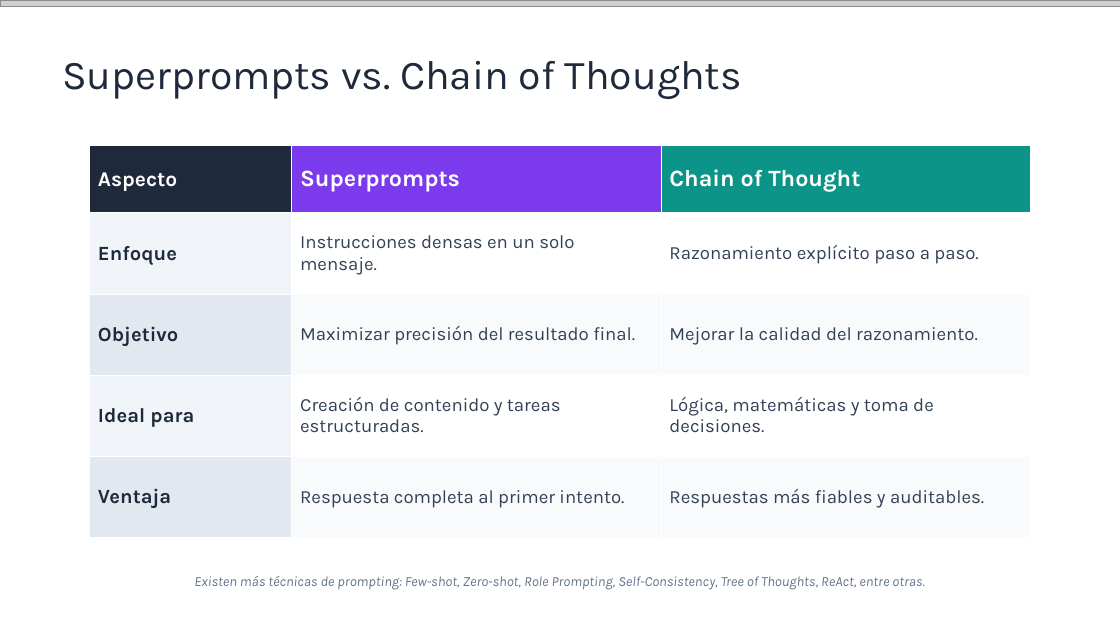
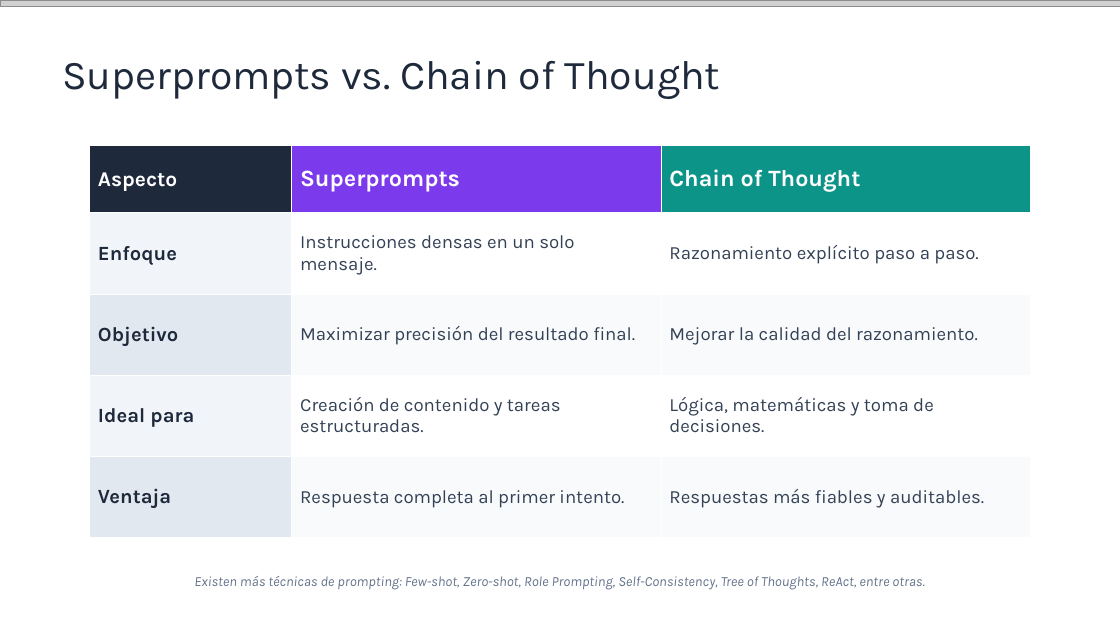
Before and after one commit to quizeth/Labs, a slide deck: slide 27 of IA y Copilot para business professionals/IA Generativa y Microsoft Copilot para profesionales.pptx (slide 29 before the commit). Drawn at 1120x630 pixels with LibreOffice and Linux fonts; fonts in the diff are those of the drawing; grey boxes stand for pictures. Boxes give left, top, right and bottom in pixels: in the first picture for what was removed or moved away, otherwise in the second. Text is boxed around its words. In the diff, an @@ line names an element or a change of style, - is before the commit and + after.

```diff
--- a/IA y Copilot para business professionals/IA Generativa y Microsoft Copilot para profesionales.pptx
+++ b/IA y Copilot para business professionals/IA Generativa y Microsoft Copilot para profesionales.pptx
@@ text at [62,61,720,99]: text changed @@
-Superprompts vs. Chain of Thoughts
+Superprompts vs. Chain of Thought
```
Also in this commit, not shown: 7 other slides changed, 14 slides added.
